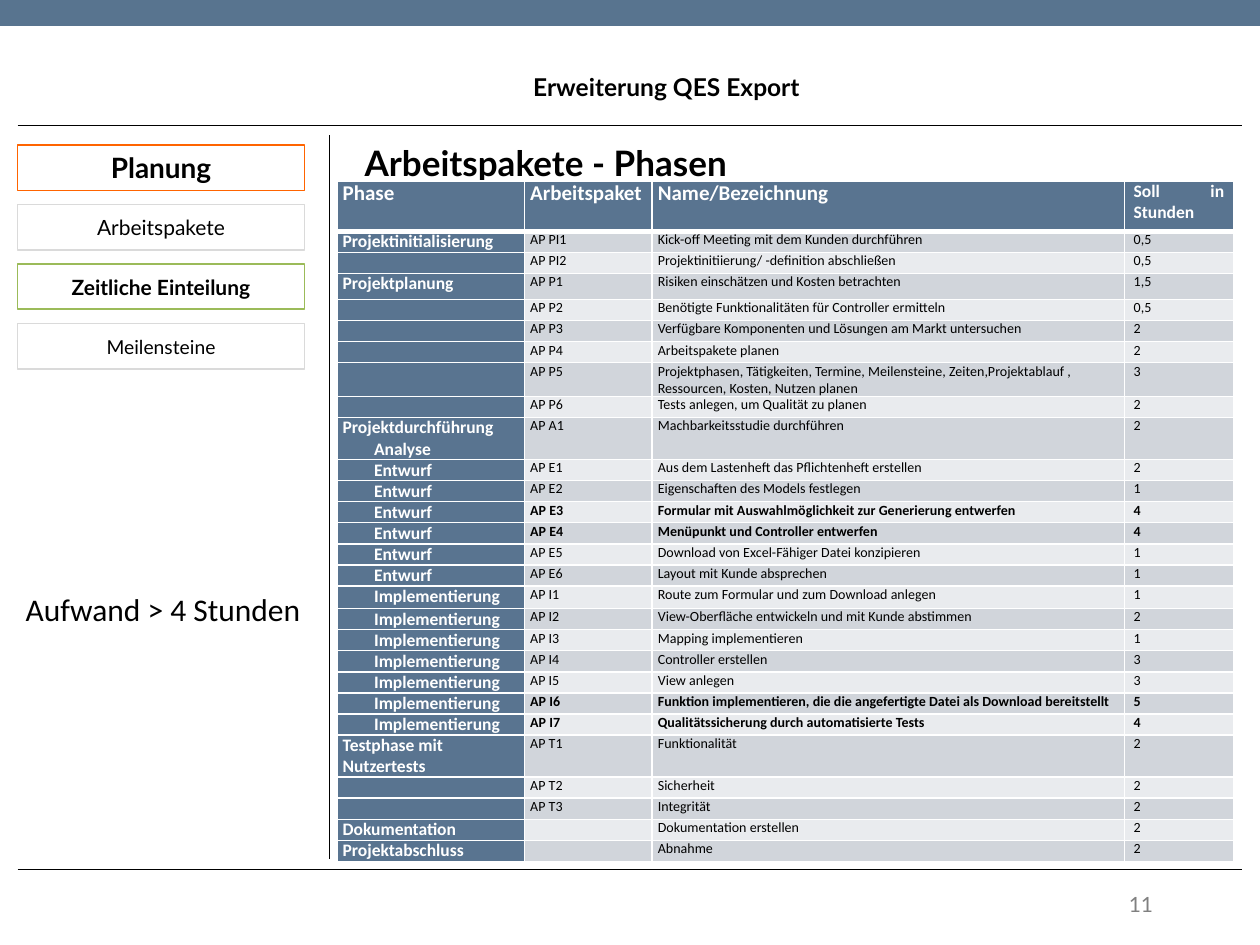
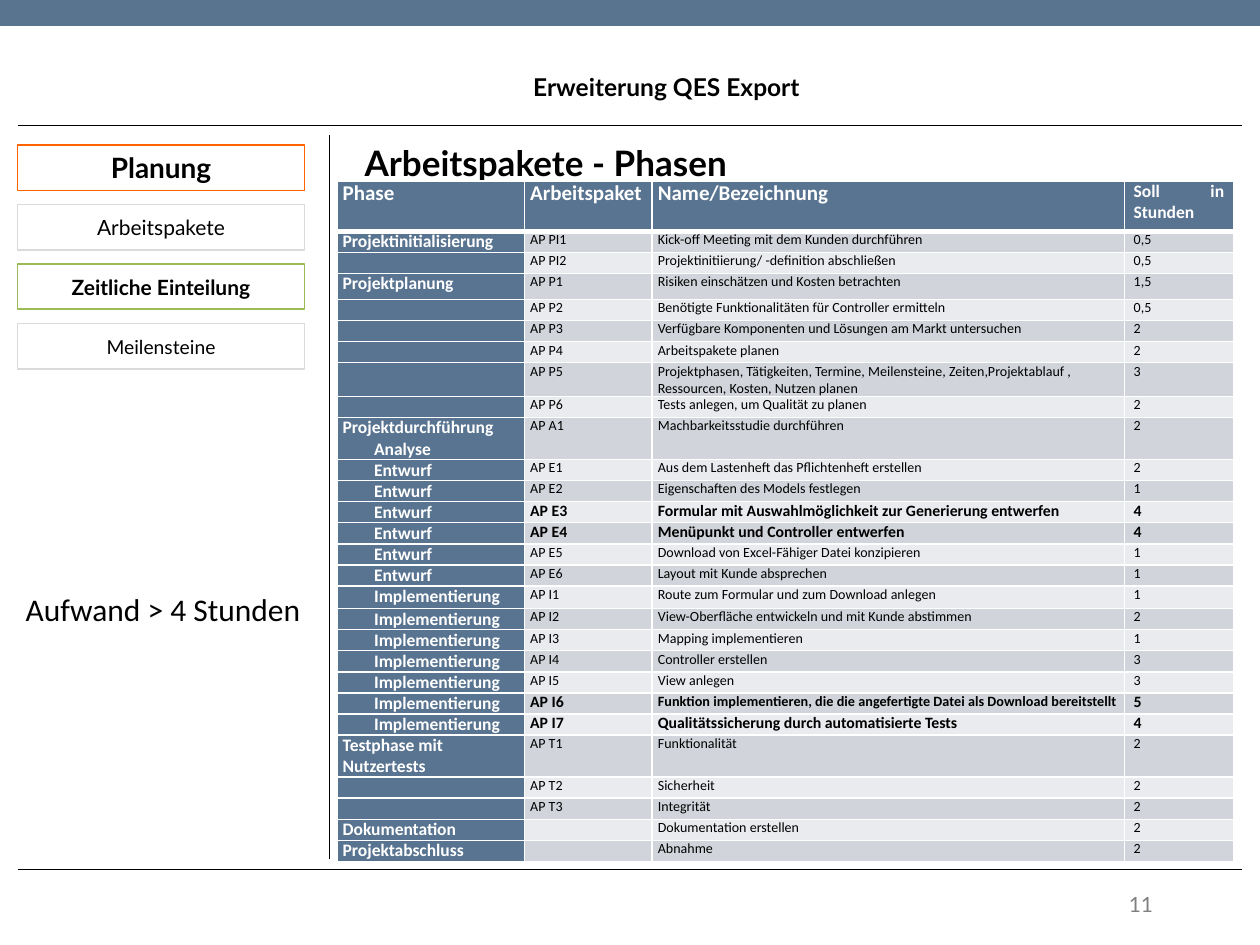
Before and after one commit to TwoHorus/dbExelExportLaravel, a slide deck: slide 11 of DOC/Fachgespraech.pptx. Drawn at 1260x945 pixels with LibreOffice and Linux fonts; fonts in the diff are those of the drawing; background and template pictures are left out. Boxes give left, top, right and bottom in pixels: in the first picture for what was removed or moved away, otherwise in the second. Text is boxed around its words. In the diff, an @@ line names an element or a change of style, - is before the commit and + after.

```diff
--- a/DOC/Fachgespraech.pptx
+++ b/DOC/Fachgespraech.pptx
@@ table at (336,181,1234,863) @@
@@ size 8 to 9 pt in "AP E3", "Formular mit Auswahlmöglichkeit zur Generierung entwerfen", "4", "AP E4" and 7 more places @@
@@ size 8 to 8.1 pt in "Funktion implementieren, die die angefertigte Datei als ..." @@
@@ alignment justified to left @@
```
Also in this commit, not shown: 3 slides added.
